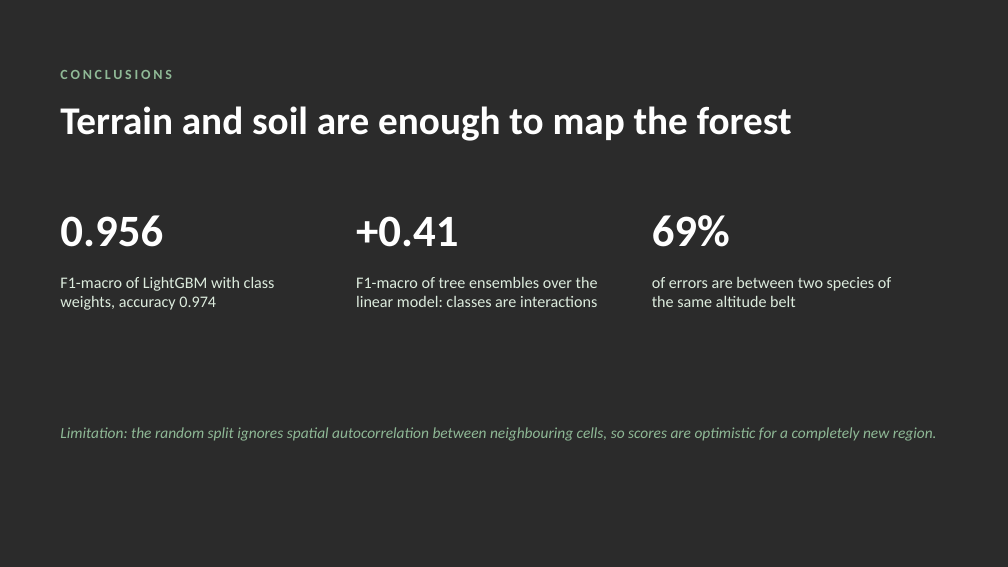
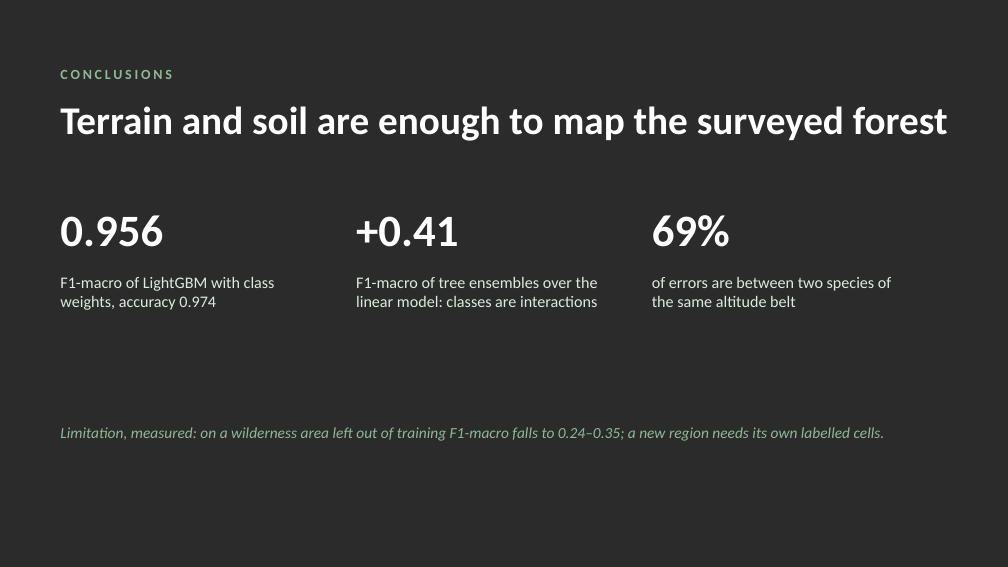
Before and after one commit to mara-werils/forest-cover-classification, a slide deck: slide 20 of docs/Presentation_Forest_Cover_Classification.pptx (slide 18 before the commit). Drawn at 1008x567 pixels with LibreOffice and Linux fonts; fonts in the diff are those of the drawing; background and template pictures are left out; a plain dark background stands for a picture behind light text. Boxes give left, top, right and bottom in pixels: in the first picture for what was removed or moved away, otherwise in the second. Text is boxed around its words. In the diff, an @@ line names an element or a change of style, - is before the commit and + after.

Commit message:
Add robustness checks, versioned Parquet, pinned requirements, team names
- src/robustness.py: ROC-AUC / PR-AUC for every model and leave-one-wilderness-
  area-out validation (with and without the area feature); menu option 10
- evaluate.score now also reports ROC-AUC and PR-AUC
- commit data/processed/covtype.parquet (7 MB) so the app works after cloning
- pin exact library versions in requirements.txt
- report: section 8.1 group validation, Table 9 threshold-free metrics,
  section 10 extensions; deck: group-validation and extensions slides
- fill in team members' names and groups

```diff
--- a/docs/Presentation_Forest_Cover_Classification.pptx
+++ b/docs/Presentation_Forest_Cover_Classification.pptx
@@ text at [60, 106, 948, 141]: text changed @@
-Terrain and soil are enough to map the forest
+Terrain and soil are enough to map the surveyed forest
@@ text at [60, 427, 885, 441]: text changed @@
-Limitation: the random split ignores spatial autocorrelation between neighbouring cells, so scores are optimistic for a completely new region.
+Limitation, measured: on a wilderness area left out of training F1-macro falls to 0.24–0.35; a new region needs its own labelled cells.
```
Also in this commit, not shown: 6 other slides changed, 2 slides added, 20 other files.
